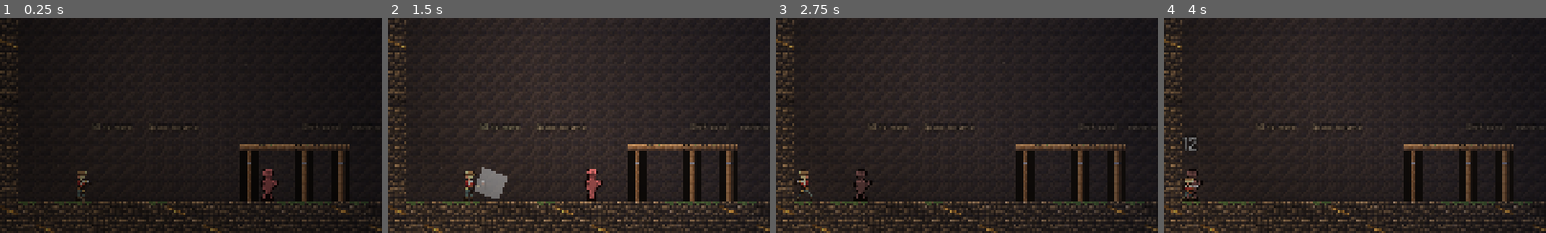
Above: before the commit, frames 1-4 (left to right).
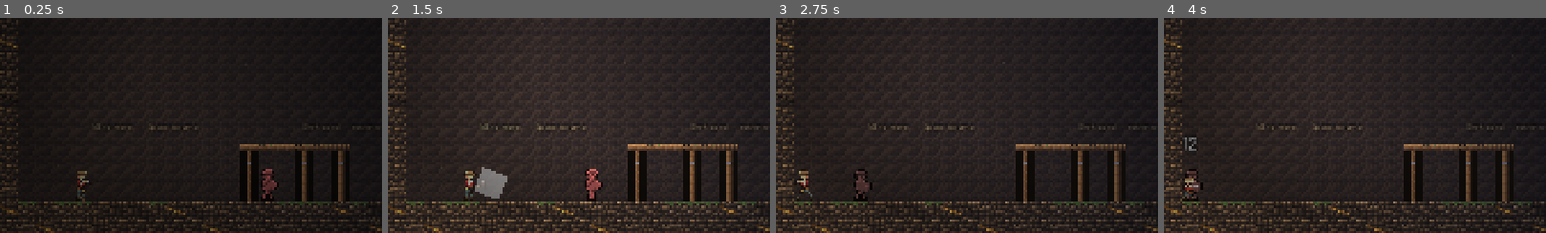
Above: after the commit, the same moments.

Repository: dlepi24/dungeon-delve
Game: Godot game, scene res://src/rooms/delve_run.tscn
The game is run twice, just before and just after one commit, with the same random seed, the same clock (stepped at 60 frames per second) and the same inputs. This scene is started directly instead of the project's main scene.
Inputs (mouse positions are % of the whole screen's width and height, from its top left):
- Up to frame 1 (0.25 s): no input
- Up to frame 2 (1.5 s): tap Enter (ui_accept) at 0.5 s; move the mouse to (45, 70) at 0.52 s; hold W (move_up) 0.53-1.25 s; click (45, 70) at 0.6 s; tap Space (jump) at 0.77 s; drag from (80, 65) to (29, 77) at 1.27 s
- Up to frame 3 (2.75 s): move the mouse to (20, 35) at 2.02 s; hold A (move_left) from 2.03 s (still down); tap 1 (consumable_1) at 2.1 s; click (20, 35) at 2.3 s
- Up to frame 4 (4 s): release A (move_left) at 2.75 s; drag from (55, 50) to (11, 84) at 2.77 s; move the mouse to (35, 25) at 3.52 s; hold S (move_down) from 3.53 s (still down); hold F (interact) from 3.53 s (still down); tap Space (jump) at 3.77 s; click (35, 25) at 3.8 s
The pictures show only the part of the screen within x 0-50%, y 42-92%; the shares and areas given below are measured in that part.

The runs differ from the first frame. In frame 1, 0.1% of the frame differs, in the area x 68-73%, y 72-81%; in frame 2, 0.2%, in the area x 51-57%, y 71-81%; in frame 3, 0.2%; in frame 4, 0.1%.

Commit message:
The Lost Crews: v3 enemy sheets, plus object and building bakes
Enemy redesign from the claude.ai session — grunt the Digger, brute the
Hauler, dart the Pit Rat (all-fours crawler), gnat the Canary, slinger the
Powder-Monkey, overseer Varok. Greyscale + BodyJuice tint contract verified
pixel-level on all six. Gnat, slinger and overseer now carry DEDICATED
sheets instead of reusing dart/grunt/brute — their .tres point at the new
art (the drop's 'zero wiring' claim missed that). gen_sprites additionally
bakes the new object and building sheets (full colour, lamp glow) for the
scene wiring that follows.

Co-Authored-By: Claude Fable 5 <noreply@anthropic.com>

Diff:
--- /dev/null
+++ b/assets/sprites/anchor.json
@@ -0,0 +1,12 @@
+{
+  "frame_size": [
+    44,
+    26
+  ],
+  "animations": {
+    "idle": {
+      "row": 0,
+      "count": 1
+    }
+  }
+}
--- /dev/null
+++ b/assets/sprites/bridge.json
@@ -0,0 +1,16 @@
+{
+  "frame_size": [
+    96,
+    14
+  ],
+  "animations": {
+    "solid": {
+      "row": 0,
+      "count": 1
+    },
+    "cracking": {
+      "row": 1,
+      "count": 1
+    }
+  }
+}
--- /dev/null
+++ b/assets/sprites/gnat.json
@@ -0,0 +1,40 @@
+{
+  "frame_size": [
+    16,
+    20
+  ],
+  "animations": {
+    "idle": {
+      "row": 0,
+      "count": 2
+    },
+    "chase": {
+      "row": 1,
+      "count": 4
+    },
+    "telegraph": {
+      "row": 2,
+      "count": 2
+    },
+    "attack": {
+      "row": 3,
+      "count": 2
+    },
+    "recover": {
+      "row": 4,
+      "count": 1
+    },
+    "hurt": {
+      "row": 5,
+      "count": 1
+    },
+    "stagger": {
+      "row": 6,
+      "count": 1
+    },
+    "dead": {
+      "row": 7,
+      "count": 1
+    }
+  }
+}
--- /dev/null
+++ b/assets/sprites/heart.json
@@ -0,0 +1,12 @@
+{
+  "frame_size": [
+    14,
+    14
+  ],
+  "animations": {
+    "idle": {
+      "row": 0,
+      "count": 2
+    }
+  }
+}
--- /dev/null
+++ b/assets/sprites/mine_mouth.json
@@ -0,0 +1,12 @@
+{
+  "frame_size": [
+    140,
+    160
+  ],
+  "animations": {
+    "idle": {
+      "row": 0,
+      "count": 2
+    }
+  }
+}
--- /dev/null
+++ b/assets/sprites/ore.json
@@ -0,0 +1,12 @@
+{
+  "frame_size": [
+    14,
+    14
+  ],
+  "animations": {
+    "idle": {
+      "row": 0,
+      "count": 2
+    }
+  }
+}
--- /dev/null
+++ b/assets/sprites/overseer.json
@@ -0,0 +1,40 @@
+{
+  "frame_size": [
+    34,
+    52
+  ],
+  "animations": {
+    "idle": {
+      "row": 0,
+      "count": 2
+    },
+    "chase": {
+      "row": 1,
+      "count": 4
+    },
+    "telegraph": {
+      "row": 2,
+      "count": 2
+    },
+    "attack": {
+      "row": 3,
+      "count": 2
+    },
+    "recover": {
+      "row": 4,
+      "count": 1
+    },
+    "hurt": {
+      "row": 5,
+      "count": 1
+    },
+    "stagger": {
+      "row": 6,
+      "count": 1
+    },
+    "dead": {
+      "row": 7,
+      "count": 1
+    }
+  }
+}
--- /dev/null
+++ b/assets/sprites/rock.json
@@ -0,0 +1,12 @@
+{
+  "frame_size": [
+    12,
+    12
+  ],
+  "animations": {
+    "idle": {
+      "row": 0,
+      "count": 2
+    }
+  }
+}
--- /dev/null
+++ b/assets/sprites/shrine.json
@@ -0,0 +1,16 @@
+{
+  "frame_size": [
+    48,
+    56
+  ],
+  "animations": {
+    "altar": {
+      "row": 0,
+      "count": 1
+    },
+    "glow": {
+      "row": 1,
+      "count": 2
+    }
+  }
+}
--- /dev/null
+++ b/assets/sprites/slinger.json
@@ -0,0 +1,40 @@
+{
+  "frame_size": [
+    20,
+    36
+  ],
+  "animations": {
+    "idle": {
+      "row": 0,
+      "count": 2
+    },
+    "chase": {
+      "row": 1,
+      "count": 4
+    },
+    "telegraph": {
+      "row": 2,
+      "count": 2
+    },
+    "attack": {
+      "row": 3,
+      "count": 2
+    },
+    "recover": {
+      "row": 4,
+      "count": 1
+    },
+    "hurt": {
+      "row": 5,
+      "count": 1
+    },
+    "stagger": {
+      "row": 6,
+      "count": 1
+    },
+    "dead": {
+      "row": 7,
+      "count": 1
+    }
+  }
+}
--- /dev/null
+++ b/assets/sprites/smithy.json
@@ -0,0 +1,12 @@
+{
+  "frame_size": [
+    110,
+    130
+  ],
+  "animations": {
+    "idle": {
+      "row": 0,
+      "count": 2
+    }
+  }
+}
--- /dev/null
+++ b/assets/sprites/spikes.json
@@ -0,0 +1,12 @@
+{
+  "frame_size": [
+    24,
+    14
+  ],
+  "animations": {
+    "idle": {
+      "row": 0,
+      "count": 1
+    }
+  }
+}
--- /dev/null
+++ b/assets/sprites/training_post.json
@@ -0,0 +1,12 @@
+{
+  "frame_size": [
+    80,
+    100
+  ],
+  "animations": {
+    "idle": {
+      "row": 0,
+      "count": 1
+    }
+  }
+}
--- /dev/null
+++ b/assets/sprites/vendor_stall.json
@@ -0,0 +1,12 @@
+{
+  "frame_size": [
+    100,
+    120
+  ],
+  "animations": {
+    "idle": {
+      "row": 0,
+      "count": 1
+    }
+  }
+}
--- a/src/enemies/data/gnat.tres
+++ b/src/enemies/data/gnat.tres
@@ -45,7 +45,7 @@
 heart_heal = 15
 buff_chance = 0.04
 weapon_chance = 0.03
-sprite_sheet = "dart"
+sprite_sheet = "gnat"
 colour_idle = Color(0.6, 0.75, 0.35, 1)
 colour_recover = Color(0.45, 0.55, 0.3, 1)
 body_size = Vector2(28, 34)
--- a/src/enemies/data/overseer.tres
+++ b/src/enemies/data/overseer.tres
@@ -5,7 +5,7 @@
 ; punishes standing at "safe" range, and the charge closes the gap when you try
 ; to snipe. Dies rich — the deep room's payoff made flesh.
 ;
-; Reuses the brute's greyscale sheet; the tint IS the identity (ember red vs
+; Dedicated greyscale sheet (v3, Varok); the tint IS the identity (ember red vs
 ; the Brute's purple), same discipline as the rest of the enemy art.
 
 [ext_resource type="Script" path="res://src/enemies/enemy_attack_data.gd" id="1_atk"]
@@ -78,7 +78,7 @@
 heart_heal = 40
 buff_chance = 0.5
 weapon_chance = 0.5
-sprite_sheet = "brute"
+sprite_sheet = "overseer"
 colour_idle = Color(0.85, 0.28, 0.18, 1)
 colour_recover = Color(0.55, 0.22, 0.16, 1)
 body_size = Vector2(64, 112)
--- a/src/enemies/data/slinger.tres
+++ b/src/enemies/data/slinger.tres
@@ -58,7 +58,7 @@
 heart_heal = 20
 buff_chance = 0.06
 weapon_chance = 0.08
-sprite_sheet = "grunt"
+sprite_sheet = "slinger"
 colour_idle = Color(0.72, 0.62, 0.35, 1)
 colour_recover = Color(0.55, 0.48, 0.3, 1)
 body_size = Vector2(30, 60)
Binary file added: assets/sprites/anchor.png
Not shown, added: assets/sprites/anchor.png.import
Binary file added: assets/sprites/bridge.png
Not shown, added: assets/sprites/bridge.png.import
Binary file changed: assets/sprites/brute.png
Binary file changed: assets/sprites/dart.png
Binary file added: assets/sprites/gnat.png
Not shown, added: assets/sprites/gnat.png.import
Binary file changed: assets/sprites/grunt.png
Binary file added: assets/sprites/heart.png
Not shown, added: assets/sprites/heart.png.import
Binary file added: assets/sprites/mine_mouth.png
(and 23 more such lines)
